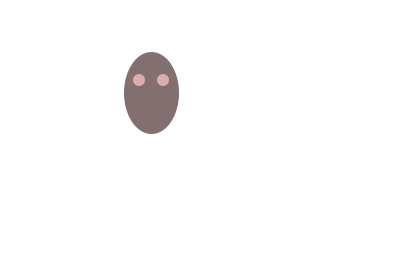
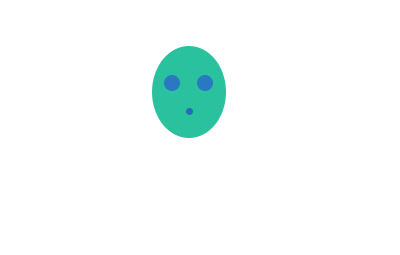
Revision of a layered 400×255 image; what changed, layer by layer:
added layer "图层 1" above "eye 2" over bbox(186, 108, 193, 115)
added layer "eye 2" above "eye" over bbox(197, 75, 213, 91)
renamed "face" to "eye", moved it above "face", painted on it over bbox(124, 52, 180, 134)
renamed "eye 拷贝" to "face", painted on it over bbox(152, 46, 226, 138)
removed layer "eye" over bbox(133, 74, 145, 86)
